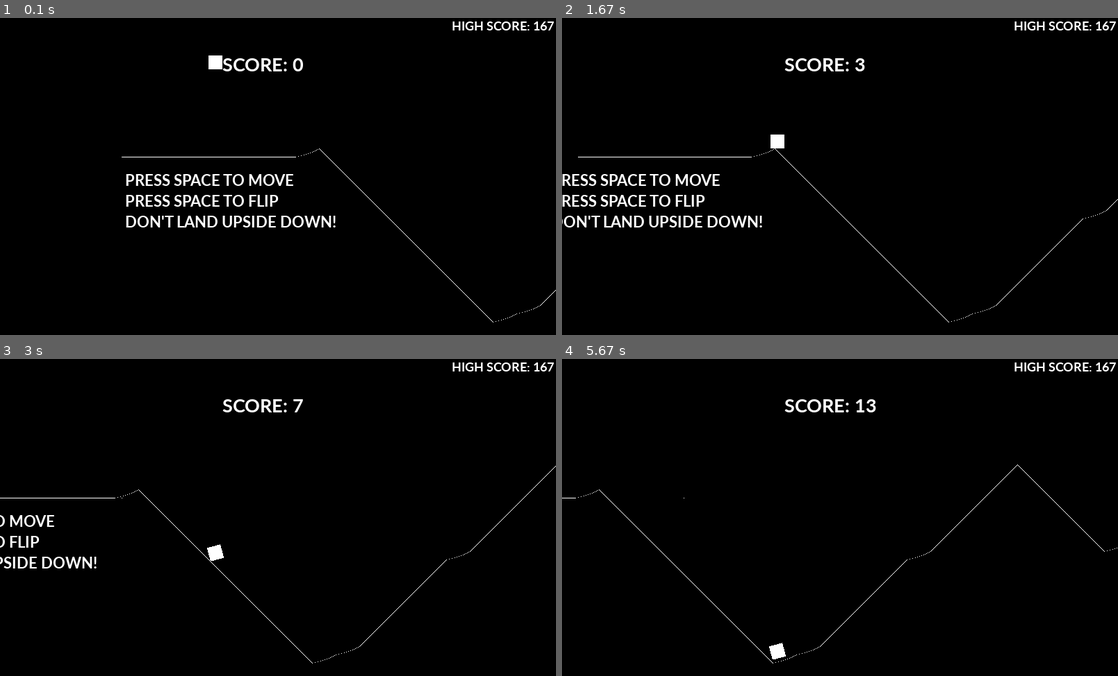
Above: before the commit, frames 1-4 (two rows, left to right).
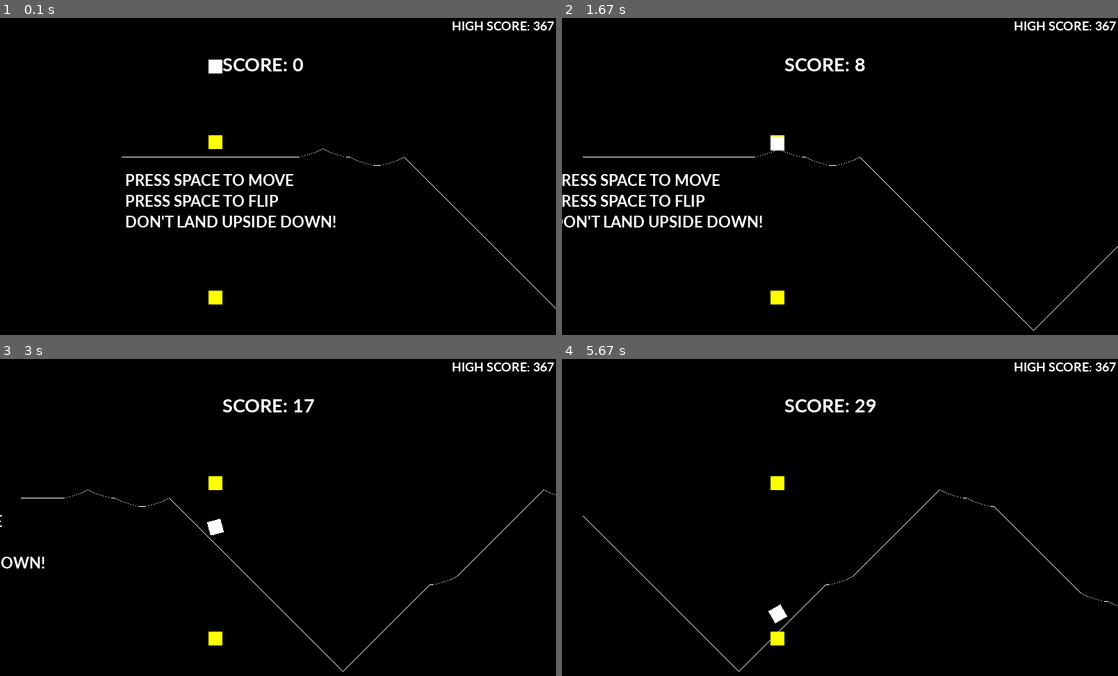
Above: after the commit, the same moments.

Repository: devsalmon/Pygame-Project
Game: pygame game, started from Rider.py
Two runs of this game, one before a commit and one after it. Both use one fixed random seed, a clock stepped at 60 frames per second and the inputs below.
Inputs:
- Up to frame 1 (0.1 s): no input
- Up to frame 2 (1.67 s): tap Space at 0.33, 0.73, 1.03, 1.23, 1.57 s
- Up to frame 3 (3 s): tap Space at 1.87, 2.07, 2.37, 2.63, 2.97 s
- Up to frame 4 (5.67 s): tap Space at 3.27, 3.4, 3.8, 4.1, 4.47, 4.87, 5.17, 5.37 s

The runs differ from the first frame. In frame 1, 0.5% of the frame differs, in the area x 37-100%, y 1-97%; in frame 2, 0.4%; in frame 3, 1.5%, in the area x 0-100%, y 1-99%; in frame 4, 0.9%.

Commit message:
update with comments before sprites

Diff:
--- a/Classes.py
+++ b/Classes.py
@@ -2,19 +2,24 @@
 from Settings import *
 #import cv2, time #!!!!!
 import math
-
-## -- Define the class Player which is a sprite
+import random
+
+# Defines the class Player which is a sprite.
 class Player(pygame.sprite.Sprite):
-    # Define the constructor for Player
+
+    # Define the constructor for Player.
     def __init__(self, my_Game):
 
-        # Call the sprite constructor
+        # Call the sprite constructor.
         super().__init__()
+        # Allows attributes from the Game class to be accessed.
         self.my_Game = my_Game
-        # Create a sprite and fill it with colour
+        # Sets the width and height of the object to 20 by 20 pixels.
         self.width = 20
         self.height = 20
+        # Creates the sprite image.
         self.image = pygame.Surface([self.width,self.height])
+        ##self.image = pygame.image.load("mcqueensprite.png")
         self.image.set_colorkey(BLACK)
         self.new_image = self.image
         #self.new_image.set_colorkey(BLACK)
@@ -26,11 +31,14 @@
         self.rect.x = 300
         self.rect.y = 20
         self.running = True
-        self.g_Acc = 0
+        # Sets the acceleration of the gravitational
+        # force equal to the constant.
+        self.g_Acc = GRAVITY
+        # The initial velocity of gravity will be 0.
         self.g_Vel = 0
         #For rotation:
         self.rot = 0
-        self.rot_speed = 15
+        self.rot_speed = ROT_SPEED
         self.rect.center = (310, 50)
         #For finding y velocity:
         self.y_reading = False
@@ -40,9 +48,12 @@
         self.change_in_y = 0
 
     def update(self):
-        #Gravity
-        self.g_Acc = 0.8
+
+        # GRAVITY
+        # Motion equations for constant acceleration (SUVAT).
+        # V = U + AT.
         self.g_Vel += self.g_Acc
+        #S = UT + 1/2AT^2.
         self.rect.y += self.g_Vel + 0.5 * self.g_Acc
 
         #Finds player's y component of velocity when collided(for lift off)
@@ -94,51 +105,99 @@
 
 # End Player class
 
+# Defines the class Path which is a sprite.
 class Path(pygame.sprite.Sprite):
-    # Define the constructor for Path
+
+    # Define the constructor for Path.
     def __init__(self, my_Game, xpos, ypos):
 
-        # Call the sprite constructor
+        # Call the sprite constructor.
         super().__init__()
-        #self.game = game
+        # Allows attributes from the Game class to be accessed.
         self.my_Game = my_Game
+        # Each object will be a square 1 pixel wide and 1 pixel tall.
         self.width = 1
         self.height = 1
+        # Creates the sprite image.
         self.image = pygame.Surface([self.width,self.height])
         self.image.fill(WHITE)
-        # Set the position of the sprite
         self.rect = self.image.get_rect()
+        # Set the position of the sprite.
+        # Each object will have different coordinates. The are instantiated
+        # in the game class and will make up different components.
         self.rect.x = xpos
         self.rect.y = ypos
         self.vel = 0
         self.acc = 0
         self.rawscore = 0
         self.score = 0
+        self.origx = 0
 
     def update(self):
-        orig = self.rect.x
+        if self.my_Game.score == 0:
+            self.origx = self.rect.x
+         # Acceleration must always be 0 except for when space key is pressed.
         self.acc = 0
+        # Stores which keys get pressed.
         keys = pygame.key.get_pressed()
-        #hits = pygame.sprite.spritecollide(self, self.my_Game.my_Player, False)
+
+        # If the space key is pressed and the player and path are colliding...
         if keys[pygame.K_SPACE] and self.my_Game.player_path_collision_group:
-            self.acc = -1
-            #print(self.collision)
-            #self.rect.x += 1
-        self.acc += self.vel * -0.06 # apply friction
+            # Sets acceleration equal to the player acceleration constant.
+            self.acc = PLAYER_ACC
+
+        # Motion equations for constant acceleration (SUVAT).
+        # This reduces the acceleration as the velocity increases, allowing
+        # the player to decelerate when the space key is not pressed, and also
+        # sets a limit to the maximum speed possible to reach.
+        self.acc += self.vel * PLAYER_FRICTION
+        # V = U + AT.
         self.vel = self.vel + self.acc
-        ###ISSUE: Path moved Right appropriately and would stop like it should.
-        #However it would never stop when moving left due to asymptotic equation.
-        #In other words, once self.vel < 0.1 it would round down to 0, thus it worked
-        #when moving to the right. However when self.vel > -0.1, it would always round
-        #to -0.1 no matter how close to 0 it was. So now with math.ceil, -0.001 would
-        #round up to 0.
-        #WHY are blocks piling up? Could it be because negative acceleration in the
-        #negative direction. Maybe I should just destroy blocks once negative.
-        self.rect.x += (math.ceil(self.vel) + (0.5 * self.acc)) #S = Ut + 1/2at^"
+        # S = UT + 1/2AT^2.
+        self.rect.x += math.ceil(self.vel) + (0.5 * self.acc)
+
+        # removes path from path group.
+        if self.rect.x < 30:
+            self.my_Game.path_group.remove(self)
+
         #SCORE
-        if self.rect.x < orig: #If player has moved forwards
-            self.rawscore += 1 #Add one
-            if self.rawscore % 20 == 0: #Keeps the score from going too high.
-                self.score += 1
+        self.rawscore = int(self.origx - self.rect.x)
+        #if self.rawscore % 20 == 0: #Keeps the score from going too high.
+        self.score = math.ceil(self.rawscore / 20) # WHY DOESN'T // WORK?!
         #self.my_Game.collision = pygame.sprite.collide_rect(self.my_Game.my_Player.bottomright, self)
 # End Path class
+
+class Collectables(pygame.sprite.Sprite):
+
+    def __init__(self, xpos, ypos):
+    #def __init__(self, my_Game, xpos, ypos):
+
+        super().__init__()
+        self.width = 20
+        self.height = 20
+        self.image = pygame.Surface([self.width,self.height])
+        self.image.fill(YELLOW)
+        # Set the position of the sprite
+        self.rect = self.image.get_rect()
+        self.rect.x = xpos
+        self.rect.y = ypos
+
+class SizeUp(Collectables):
+    def __init__(self, xpos, ypos):  # you can pass some other properties
+        super().__init__(xpos, ypos)  # you must pass required args to Alien's __init__
+        # your custom stuff:
+        #self.player = player
+        #self.my_Game = my_Game
+
+    #def update(self):
+
+        #if self.my_Game.player_SizeUp_collision_group:
+
+    #def spawn(self):
+     #   self.rect.x = random.randrange(spaceInFront) + 310
+      #  ypos = random.randrange(HEIGHT - 10)
+
+   # def update(self):
+        #for count in range(20):
+         #   self.spawn()
+        #Next count
--- a/Rider.py
+++ b/Rider.py
@@ -34,74 +34,136 @@
         #pygame.mixer.music.set_volume(0.0)
 
     def straightPath(self):
-        self.my_Path = Path(self, 175, 200) #Creates first path block which others build from
+        # Creates first path block which others build from.
+        self.my_Path = Path(self, 175, 200)
+        # After each object is created, it is added to the path group and the
+        # all sprites group in order to facilitate detecting collisions,
+        # and so that they can be drawn easily, all together onto the screen.
         self.path_group.add(self.my_Path)
-        self.all_sprites_group.add(self.my_Player)
+        self.all_sprites_group.add(self.my_Path)
+        # The for loop will iterate 250 times creating 250 path objects.
         for count in range(250):
+            # The width of each path is added to the previous x coordinate
+            # so that the next object appears exactly on the right of the
+            # previous object, forming a level line.
             self.my_Path = Path(self, self.my_Path.rect.x + self.my_Path.width, self.my_Path.rect.y)
-            self.path_group.add(self.my_Path)
-            self.all_sprites_group.add(self.my_Path)
-
-    def manualCurve1(self):
+            # Adds each object to the sprite groups.
+            self.path_group.add(self.my_Path)
+            self.all_sprites_group.add(self.my_Path)
+
+    def manualCurveDown(self):
+        # Creates 5 path objects going down at a -1/2 gradient.
         for count in range(5):
             self.my_Path = Path(self, self.my_Path.rect.x + 2, self.my_Path.rect.y + 1)
-            self.path_group.add(self.my_Path)
-            self.all_sprites_group.add(self.my_Path)
+            # Adds each object to the sprite groups.
+            self.path_group.add(self.my_Path)
+            self.all_sprites_group.add(self.my_Path)
+        # Creates 4 path objects going down at a -1/3 gradient.
         for count in range(4):
             self.my_Path = Path(self, self.my_Path.rect.x + 3, self.my_Path.rect.y + 1)
-            self.path_group.add(self.my_Path)
-            self.all_sprites_group.add(self.my_Path)
+            # Adds each object to the sprite groups.
+            self.path_group.add(self.my_Path)
+            self.all_sprites_group.add(self.my_Path)
+        # Creates 3 path objects going down at a -1/4 gradient.
         for count in range(3):
             self.my_Path = Path(self, self.my_Path.rect.x + 4, self.my_Path.rect.y + 1)
-            self.path_group.add(self.my_Path)
-            self.all_sprites_group.add(self.my_Path)
+            # Adds each object to the sprite groups.
+            self.path_group.add(self.my_Path)
+            self.all_sprites_group.add(self.my_Path)
+        # Creates 5 level path objects at the bottom of the curve.
         for count in range(5):
             self.my_Path = Path(self, self.my_Path.rect.x + 1, self.my_Path.rect.y)
-            self.path_group.add(self.my_Path)
-            self.all_sprites_group.add(self.my_Path)
-
-    def manualCurve2(self):
+            # Adds each object to the sprite groups.
+            self.path_group.add(self.my_Path)
+            self.all_sprites_group.add(self.my_Path)
+
+    def manualCurveUp(self):
+        # Creates 5 level path objects at the bottom of the curve.
+        for count in range(5):
+            self.my_Path = Path(self, self.my_Path.rect.x + 1, self.my_Path.rect.y)
+            # Adds each object to the sprite groups.
+            self.path_group.add(self.my_Path)
+            self.all_sprites_group.add(self.my_Path)
+        # Creates 3 path objects going up at a 1/4 gradient.
         for count in range(3):
             self.my_Path = Path(self, self.my_Path.rect.x + 4, self.my_Path.rect.y - 1)
-            self.path_group.add(self.my_Path)
-            self.all_sprites_group.add(self.my_Path)
+            # Adds each object to the sprite groups.
+            self.path_group.add(self.my_Path)
+            self.all_sprites_group.add(self.my_Path)
+        # Creates 4 path objects going up at a 1/3 gradient.
         for count in range(4):
             self.my_Path = Path(self, self.my_Path.rect.x + 3, self.my_Path.rect.y - 1)
-            self.path_group.add(self.my_Path)
-            self.all_sprites_group.add(self.my_Path)
+            # Adds each object to the sprite groups.
+            self.path_group.add(self.my_Path)
+            self.all_sprites_group.add(self.my_Path)
+        # Creates 5 path objects going up at a 1/2 gradient.
         for count in range(5):
             self.my_Path = Path(self, self.my_Path.rect.x + 2, self.my_Path.rect.y - 1)
-            self.path_group.add(self.my_Path)
-            self.all_sprites_group.add(self.my_Path)
-
-    def pathGap1(self):
+            # Adds each object to the sprite groups.
+            self.path_group.add(self.my_Path)
+            self.all_sprites_group.add(self.my_Path)
+
+    def pathGap(self):
+        # Adds 60 pixels to the previous path object, creating a gap.
         self.my_Path = Path(self, self.my_Path.rect.x + 60, self.my_Path.rect.y)
+        # The for loop iterates 30 times creating a short straight path,
+        # giving the player something to land on.
         for count in range(30):
             self.my_Path = Path(self, self.my_Path.rect.x + self.my_Path.width, self.my_Path.rect.y)
+            # Adds each object to the sprite groups.
             self.path_group.add(self.my_Path)
             self.all_sprites_group.add(self.my_Path)
 
     def downRamp(self):
+        # The for loop will iterate 125 times creating 125 path objects.
         for count in range(125):
+            # Creates a new path object directly on the right of the previous
+            # object by adding the width to the x coordinate. It also subtracts
+            # the height of the object to the y coordinate to make each object
+            # appear slightly lower than the previous object, forming a ramp.
             self.my_Path = Path(self, self.my_Path.rect.x + self.my_Path.rect.width, self.my_Path.rect.y + 1)
+            # Adds each object to the sprite groups.
             self.path_group.add(self.my_Path)
             self.all_sprites_group.add(self.my_Path)
 
     def upRamp(self):
+        # The for loop will iterate 125 times creating 125 path objects.
         for count in range(125):
+            # Creates a new path object directly on the right of the previous
+            # object by adding the width to the x coordinate. It also adds
+            # the height of the object to the y coordinate to make each object
+            # appear slightly above the previous object, forming a ramp.
             self.my_Path = Path(self, self.my_Path.rect.x + self.my_Path.rect.width, self.my_Path.rect.y - 1)
-            self.path_group.add(self.my_Path)
-            self.all_sprites_group.add(self.my_Path)
-
-    def createPath_d(self): #Creates downwards compatible path segments randomly.
-        paths = [self.manualCurve1, self.manualCurve2, self.downRamp]#self.PathGap1
+            # Adds each object to the sprite groups.
+            self.path_group.add(self.my_Path)
+            self.all_sprites_group.add(self.my_Path)
+
+    # Creates downwards compatible path components in a random order.
+    def createPath_d(self):
+
+        # Stores the compatible path components in a list.
+        paths = [self.manualCurveDown, self.manualCurveUp, self.downRamp] #self.pathGap]
+        # Chooses a random item from the list and executes the selected method.
         random.choice(paths)()
 
-    def createPath_u(self): #Creates upwards compatible path segments randomly.
-        paths = [self.manualCurve1, self.manualCurve2, self.upRamp]#self.PathGap1
+    # Creates upwards compatible path components in a random order.
+    def createPath_u(self):
+
+        # Stores the compatible path components in a list.
+        paths = [self.manualCurveDown, self.manualCurveUp, self.upRamp] #self.pathGap]
+        # Chooses a random item from the list and executes the selected method.
         random.choice(paths)()
 
     #After certain x value. Harder path functions should start.
+
+    def createCollectables(self):
+        #xpos = random.randrange(spaceInFront) + 310
+        xpos = 300
+        ypos = random.randrange(HEIGHT - 10)
+        self.my_Collectable = Collectables(xpos, ypos)
+        #print(self.my_Collectable.rect.y)
+        self.collectable_group.add(self.my_Collectable)
+        self.all_sprites_group.add(self.my_Collectable)
 
     def new_game(self):
 
@@ -114,29 +176,44 @@
         self.all_sprites_group = pygame.sprite.Group()
         # Create a sprite group of the paths
         self.path_group = pygame.sprite.Group()
+        # Create a sprite group of the collectables
+        self.collectable_group = pygame.sprite.Group()
 
         # Create the Objects
         self.my_Player = Player(self)
         self.all_sprites_group.add(self.my_Player)
         self.player_path_collision_group = pygame.sprite.spritecollide(self.my_Player, self.path_group, False)
 
-        # SPAWN RAMP
-        self.straightPath() #Initial straight path segment so player starts level and comfortably always. Maybe menu appears above.
-        for count in range(200):
-
-            if self.my_Path.rect.y <= 200: #If path is too low, start building upwards.
+        self.player_SizeUp_collision_group = pygame.sprite.spritecollide(self.my_Player, self.collectable_group, True)
+
+
+        for count in range(2):
+            self.createCollectables()
+
+        # SPAWN PATH
+        # Initial straight path segment is called so player starts
+        # level and comfortably always.
+        self.straightPath()
+
+        # Will create 100 path random path components.
+        for count in range(100):
+
+            # If path is too low, path will know to start building downwards.
+            if self.my_Path.rect.y <= 200:
+                # turnDown will be true until path becomes too low.
                 self.turnDown = True
-                self.turnUp = False
-            elif self.my_Path.rect.y >= 350: #If path is too high, start building downwards.
+            # If path is too high, path will know to start building upwards.
+            elif self.my_Path.rect.y >= 350:
+                # turnDown will be false until path becomes too high.
                 self.turnDown = False
-                self.turnUp = True
-
-            if self.turnUp == True:
-                #Makes ramp go up
+
+            # When turnDown is true, path should go downwards.
+            if self.turnDown == True:
+                # Spawns random downwards components.
+                self.createPath_d()
+            else:
+                # Spawns random upwards components.
                 self.createPath_u()
-            elif self.turnDown == True:
-                #Makes ramp go down
-                self.createPath_d()
 
         #Runs game?
         self.run()
@@ -165,13 +242,26 @@
         #    print(self.collision)
         #self.collision = pygame.sprite.collide_rect(self.my_Player, self.my_Path)
         #print(self.collision)
+
+        # PLAYER-PATH COLLISIONS
+        # Creates a group of the path objects the player collides with.
+        # False as the last argument indicates that the path objects should
+        # not destroy on collision.
         self.player_path_collision_group = pygame.sprite.spritecollide(self.my_Player, self.path_group, False)
-        if self.player_path_collision_group: #If player and block collide...
+
+        # If the player and path objects collide...
+        if self.player_path_collision_group:
+            # The player's gravity velocity becomes 0.
+            self.my_Player.g_Vel = 0
+
+            # For every object in the collision group...
             for foo in self.player_path_collision_group:
-                self.my_Player.rect.bottom = foo.rect.top #This method works. PLayers bottom right tho must be touching so it can move up if it is moved forwards.
-                self.my_Player.g_Vel = 0 #Player's gravity velocity is 0 at collision
+                # The bootom edge of the player should remain on the top
+                # edge of the path objects.
+                self.my_Player.rect.bottom = foo.rect.top
+
         else: #If no collision...
-                #self.my_Path.acc = 0 #Player shouldn't accelerate when not colliding:
+            #self.my_Path.acc = 0 #Player shouldn't accelerate when not colliding:
             if self.my_Player.change_in_y < 0: #if no collision + going up...
                 #self.my_Player.current_y = 0
                 #self.my_Player.last_y = 0 #makes change_in_y positive.
@@ -179,16 +269,24 @@
                 #Player should move down quicker
                 #if change in y > 0 allow movement if just collided?
 
+
+        # PLAYER-COLLECTABLE COLLISIONS
+        self.player_SizeUp_collision_group = pygame.sprite.spritecollide(self.my_Player, self.collectable_group, False)
+        ##if self.player_SizeUp_collision_group:
+            #self.my_Player.width = 2
+            #print("test")
+
         #SCORE
         self.score = self.my_Path.score
         if self.score > self.highscore: #New high score
             #self.draw_stats(50, 50, "NEW HIGH SCORE")
             self.highscore = self.score
             with open(path.join(self.dir, "highscore.txt"), 'w') as f:
-                f.write(str(self.score))
+                f.write(str(self.highscore))
 
         #Instructions
-        self.insx += self.my_Path.vel #x pos of info will move appropriately
+        self.insx += self.my_Path.vel   #x pos of info will move appropriately
+                                        #vel is negative as path moves left so you add it
 
         #ENDS GAME
         if self.my_Player.running == False:
@@ -212,10 +310,14 @@
         #self.all_sprites_group.draw(screen)
         self.path_group.draw(screen) #Is first block appearing fine?
 
+        #Draws collectables group
+        self.collectable_group.draw(screen)
+
         #pygame.draw.line(screen, WHITE, (0,0), (200,200), 5)
         #pygame.draw.arc(screen, WHITE,[80,80,80,80], 0.5, 0.5, 10)
         #Draw player which can rotate
         screen.blit(self.my_Player.new_image, self.my_Player.rect)
+        ##screen.blit(self.my_Player.image, self.my_Player.rect)
 
         #Draw stats
         self.draw_stats((WIDTH // 2 - 80), 50, "SCORE: %d" % self.score, 30)
--- a/Settings.py
+++ b/Settings.py
@@ -3,12 +3,16 @@
 #colours
 BLACK = (0,0,0)
 WHITE = (255,255,255)
+YELLOW = (255,255,0)
 
 #Properities
-PLAYER_ACC = -0.5
-PLAYER_FRICTION = -0.12
+PLAYER_ACC = -1
+PLAYER_FRICTION = -0.06
+GRAVITY = 1
+ROT_SPEED = 15
 
 #screen size
+spaceInFront = 500
 WIDTH = 800
 HEIGHT = 500
 size = (WIDTH, HEIGHT) #800/500
@@ -16,7 +20,7 @@
 #screen = pygame.display.set_mode((size), pygame.RESIZABLE)
 
 # -- Title of new window/screen
-pygame.display.set_caption("Road Rush")
+pygame.display.set_caption("Car Game")
 
 
 #NEXT STEP IS GETTING CAR TO ROLL DOWN HILL
--- a/highscore.txt
+++ b/highscore.txt
@@ -1 +1 @@
-167
+367
Empty file removed: New Text Document.txt
Binary file added: greencar.png
Binary file added: mcqueensprite.png
